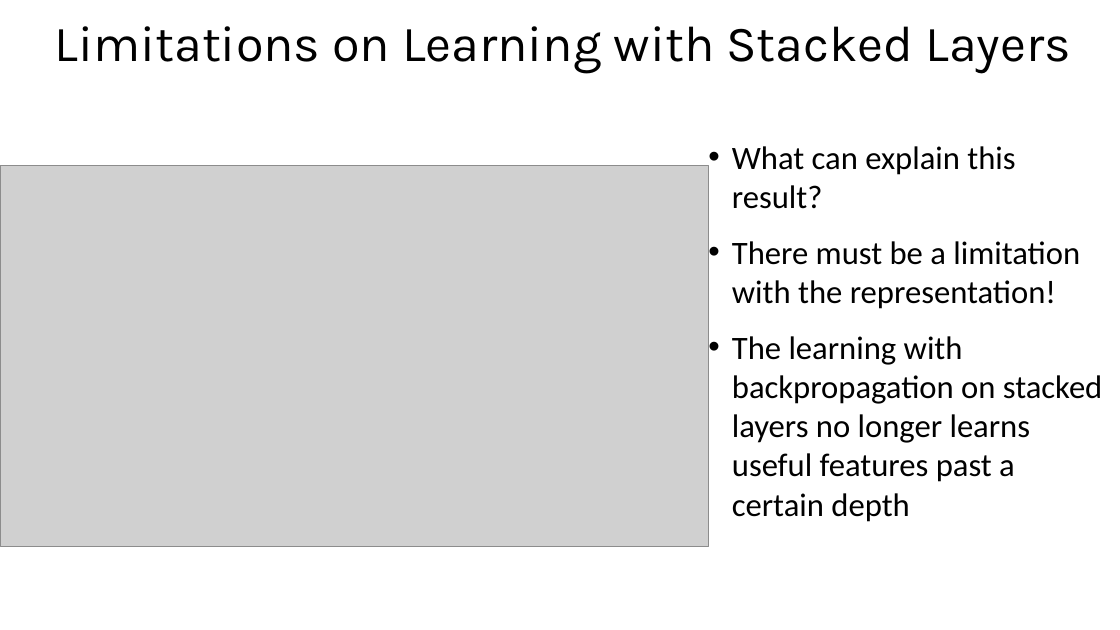
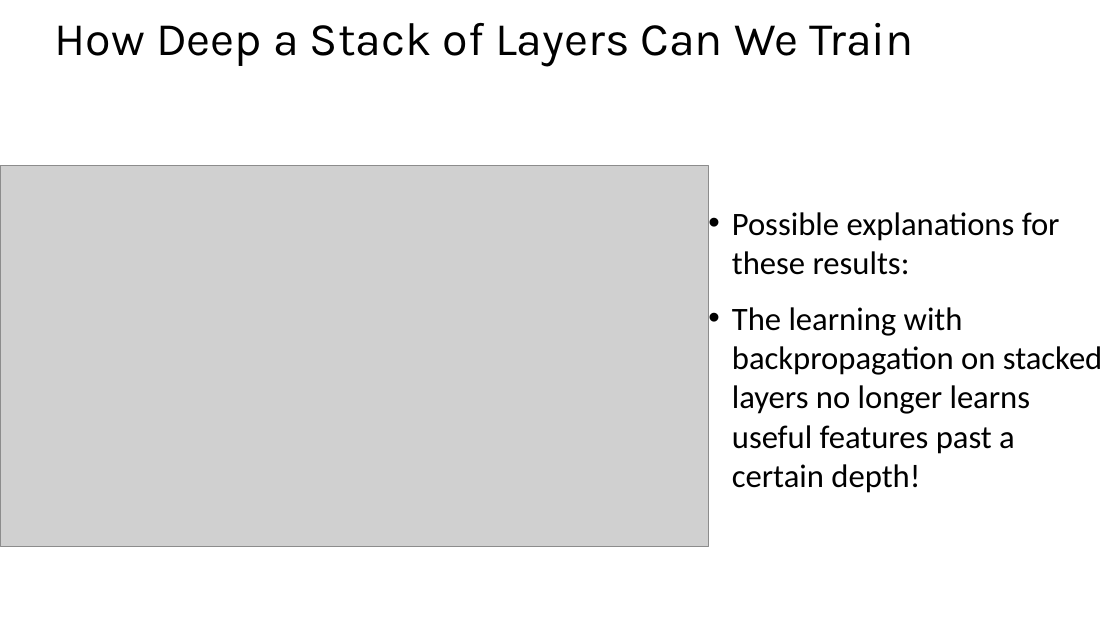
Before and after one commit to StephenElston/CSCI-E25, a slide deck: slide 43 of Slides/6_ConvolutionalNNs.pptx. Drawn at 1120x630 pixels with LibreOffice and Linux fonts; fonts in the diff are those of the drawing; grey boxes stand for pictures; background and template pictures are left out. Boxes give left, top, right and bottom in pixels: in the first picture for what was removed or moved away, otherwise in the second. Text is boxed around its words. In the diff, an @@ line names an element or a change of style, - is before the commit and + after.

```diff
--- a/Slides/6_ConvolutionalNNs.pptx
+++ b/Slides/6_ConvolutionalNNs.pptx
@@ text removed at (55, 26, 1071, 73) @@
-Limitations on Learning with Stacked Layers
@@ text added at (55, 23, 913, 66), 40 pt, text #000000 @@
+How Deep a Stack of Layers Can We Train
@@ text at (732, 212, 1103, 493): text changed @@
-• What can explain this result?
-• There must be a limitation with the representation!
-• The learning with backpropagation on stacked layers no longer learns useful features past a certain depth
+• Possible explanations for these results:
+• The learning with backpropagation on stacked layers no longer learns useful features past a certain depth!
```
Also in this commit, not shown: 37 other slides changed, 3 slides added, 7 slides removed.
